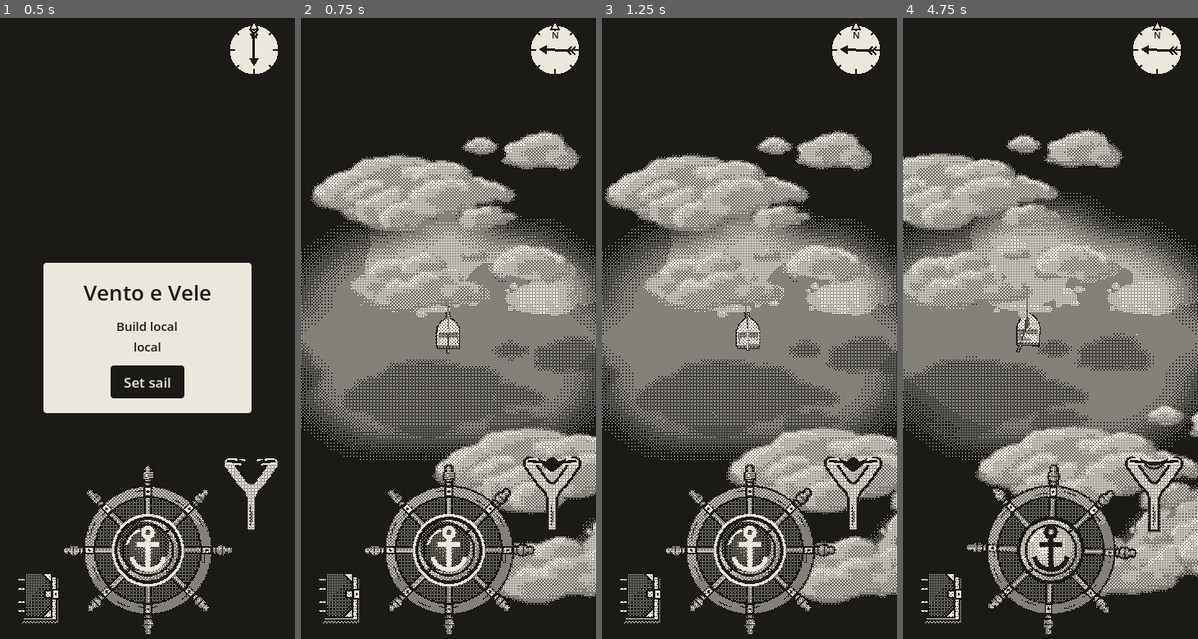
Above: before the commit, frames 1-4 (left to right).
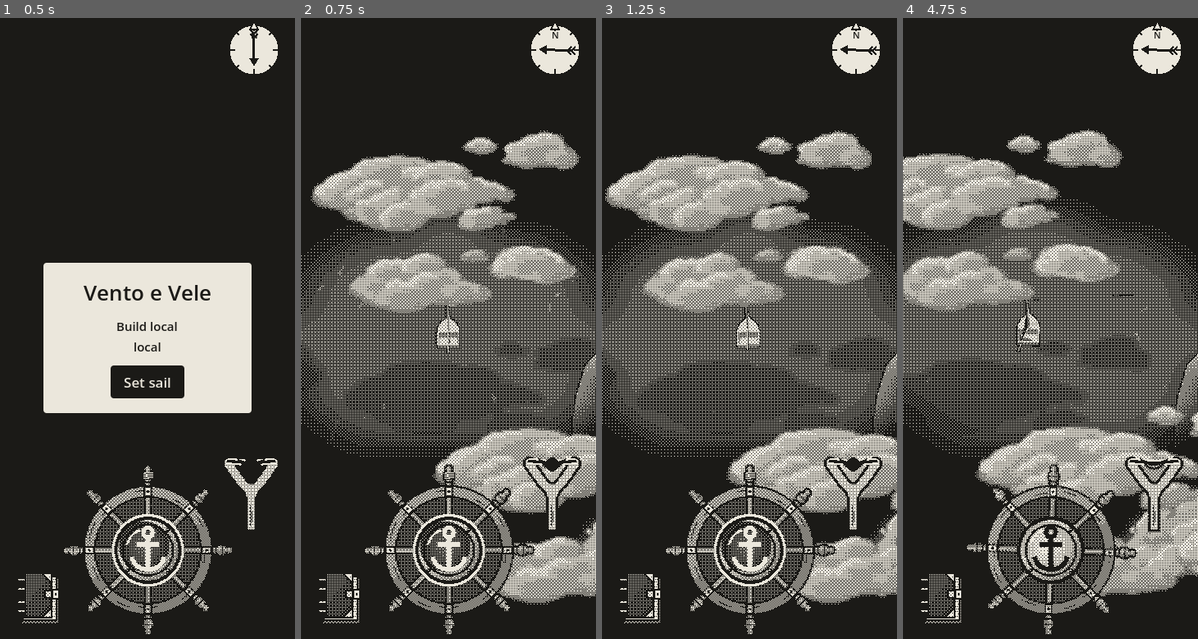
Above: after the commit, the same moments.

Repository: EnricoLabarile/Sail
Game: Godot game, scene res://Assets/Scenes/Overworld.tscn
The game is run twice, just before and just after one commit, with the same random seed, the same clock (stepped at 60 frames per second) and the same inputs.
Inputs (mouse positions are in pixels of both pictures, inside the frame that each line leads up to):
- Up to frame 1 (0.5 s): no input
- Up to frame 2 (0.75 s): click "Set sail" at 0.5 s
- Up to frame 3 (1.25 s): no input
- Up to frame 4 (4.75 s): tap Enter (ui_accept) at 1.25, 1.52, 4.52 s; move the mouse to (1115, 303) at 1.27 s; hold Right (ui_right) 1.28-2 s; click (1115, 303) at 1.42 s; drag from (991, 371) to (1035, 471) at 2.02 s; move the mouse to (1080, 191) at 2.77 s; hold Right (ui_right) 2.78-3.5 s; drag from (1035, 471) to (962, 241) at 3.52 s; move the mouse to (1139, 434) at 4.27 s; hold Left (ui_left) from 4.28 s (still down)

Frame 1 is identical in both runs. In frame 2, 5.2% of the frame differs, in the area x 0-100%, y 30-72%; in frame 3, 5.2%; in frame 4, 5.9%, in the area x 0-100%, y 28-72%.

Commit message:
Add island meshes and relocate stone projectile
Replace the island card with imported 3D island meshes and place several in the overworld. Move the stone projectile assets and update the slingshot reference; adjust sail material settings and the sea texture.

Diff:
--- a/Assets/Boat/m_sail_advanced.tres
+++ b/Assets/Boat/m_sail_advanced.tres
@@ -5,7 +5,8 @@
 [resource]
 render_priority = 0
 shader = ExtResource("1_64akr")
-shader_parameter/sail_color = Color(0.53, 0.53, 0.53, 1)
+shader_parameter/ambient = 0.4550000216125
+shader_parameter/sail_color = Color(0.22670737, 0.22670752, 0.22670746, 1)
 shader_parameter/flutter = 0.05
-shader_parameter/speed = 4.0
+shader_parameter/speed = 7.715
 shader_parameter/wave_length = 2.5
--- a/Assets/Boat/stone/stone.tscn
+++ b/Assets/Boat/projectile/stone.tscn
@@ -1,9 +1,10 @@
 [gd_scene format=3]
 
-[ext_resource type="Script" path="res://Assets/Boat/stone/stone.gd" id="1_script"]
-[ext_resource type="Shader" path="res://Assets/Boat/stone/stone.gdshader" id="2_shader"]
-[ext_resource type="Texture2D" path="res://Assets/Boat/stone/stone.png" id="3_sheet"]
-[ext_resource type="Shader" path="res://Assets/Boat/stone/stone_shadow.gdshader" id="4_shadow"]
+[ext_resource type="Script" uid="uid://bcbdtincd0fe2" path="res://Assets/Boat/projectile/stone.gd" id="1_script"]
+[ext_resource type="Shader" uid="uid://dwxakh3cdbnlq" path="res://Assets/Boat/projectile/stone.gdshader" id="2_shader"]
+[ext_resource type="Texture2D" uid="uid://db31esx7aqfv0" path="res://Assets/Boat/projectile/stone.png" id="3_sheet"]
+[ext_resource type="Shader" uid="uid://b1l0w81hl4hg0" path="res://Assets/Boat/projectile/stone_shadow.gdshader" id="4_shadow"]
+
 
 [sub_resource type="ShaderMaterial" id="Mat_stone"]
 render_priority = 2
--- /dev/null
+++ b/Assets/Landscape/islands/island.tres
@@ -0,0 +1,9 @@
+[gd_resource type="ShaderMaterial" format=3 uid="uid://cfl5fdc0jlu4t"]
+
+[ext_resource type="Shader" uid="uid://cun5pmnoonaa0" path="res://Assets/Boat/toon_shade.gdshader" id="1_vyltg"]
+
+[resource]
+render_priority = 0
+shader = ExtResource("1_vyltg")
+shader_parameter/ambient = 0.6850000325375
+shader_parameter/base_color = Color(0.906, 0.906, 0.906, 1)
--- a/Assets/Landscape/islands/island.tscn
+++ b/Assets/Landscape/islands/island.tscn
@@ -1,24 +1,9 @@
-[gd_scene format=3]
+[gd_scene format=3 uid="uid://ctngcwtp3nhvy"]
 
-[ext_resource type="Script" path="res://Assets/Landscape/islands/island.gd" id="1_script"]
-[ext_resource type="Shader" path="res://Assets/Landscape/islands/island.gdshader" id="2_shader"]
-[ext_resource type="Texture2D" path="res://Assets/Landscape/islands/island_test.png" id="3_pic"]
+[ext_resource type="Script" uid="uid://b4h36y0en11lx" path="res://Assets/Landscape/islands/island.gd" id="1_script"]
+[ext_resource type="PackedScene" uid="uid://46d6jucney4i" path="res://Assets/Landscape/islands/sm_island_01_a.fbx" id="2_yyxro"]
 
-[sub_resource type="ShaderMaterial" id="Mat_island"]
-shader = ExtResource("2_shader")
-shader_parameter/alpha_cut = 0.5
+[node name="Island" type="Node3D" unique_id=939147837]
+script = ExtResource("1_script")
 
-[node name="Island" type="Node3D"]
-script = ExtResource("1_script")
-picture = ExtResource("3_pic")
-
-[node name="Card" type="MeshInstance3D" parent="."]
-cast_shadow = 0
-material_override = SubResource("Mat_island")
-
-[node name="Body" type="StaticBody3D" parent="."]
-
-[node name="Footprint" type="CollisionPolygon3D" parent="Body"]
-transform = Transform3D(1, 0, 0, 0, 0, 1, 0, -1, 0, 0, 0, 0)
-depth = 4.0
-polygon = PackedVector2Array(-13, 1, -8, 0, 0, -0.5, 8, 0, 13, 1, 14, 6, 11, 13, 5, 18, -3, 19, -10, 15, -14, 8)
+[node name="sm_island_01_a" parent="." unique_id=1944464174 instance=ExtResource("2_yyxro")]
--- a/Assets/Scenes/Overworld.tscn
+++ b/Assets/Scenes/Overworld.tscn
@@ -7,7 +7,7 @@
 [ext_resource type="PackedScene" path="res://Assets/UI/wind_vane.tscn" id="5_vane"]
 [ext_resource type="PackedScene" path="res://Assets/UI/logbook/logbook.tscn" id="6_logbook"]
 [ext_resource type="PackedScene" path="res://Assets/UI/start_screen.tscn" id="7_start"]
-[ext_resource type="PackedScene" uid="uid://c5chp5giqddjm" path="res://Assets/Landscape/land/faraglione_01_a.tscn" id="13_w3tqx"]
+[ext_resource type="PackedScene" uid="uid://46d6jucney4i" path="res://Assets/Landscape/islands/sm_island_01_a.fbx" id="13_w3tqx"]
 [ext_resource type="PackedScene" path="res://Assets/Landscape/clouds/clouds.tscn" id="20_clouds"]
 [ext_resource type="Script" uid="uid://dte3lbhusmsjc" path="res://Assets/Post_Process/game_view.gd" id="21_game_view"]
 [ext_resource type="PackedScene" path="res://Assets/Landscape/wind_lines/wind_lines.tscn" id="22_wind_lines"]
@@ -46,5 +46,20 @@
 [node name="GameView" type="Node" parent="." unique_id=1016146137]
 script = ExtResource("21_game_view")
 
-[node name="Faraglione01A" parent="." unique_id=743542792 instance=ExtResource("13_w3tqx")]
-transform = Transform3D(1, 0, 0, 0, 1, 0, 0, 0, 1, 5.895344, 0, -40.02668)
+[node name="sm_island_01_a3" parent="." unique_id=1944464174 instance=ExtResource("13_w3tqx")]
+transform = Transform3D(1, 0, 0, 0, 1, 0, 0, 0, 1, 33.79326, 3.8146973e-06, -14.490665)
+
+[node name="sm_island_01_a2" parent="." unique_id=1646994023 instance=ExtResource("13_w3tqx")]
+transform = Transform3D(1, 0, 0, 0, 1, 0, 0, 0, 1, -36.625286, -3.8146973e-06, -16.544876)
+
+[node name="sm_island_01_a6" parent="." unique_id=2028749449 instance=ExtResource("13_w3tqx")]
+transform = Transform3D(1, 0, 0, 0, 1, 0, 0, 0, 1, 73.149734, -3.8146973e-06, -61.25704)
+
+[node name="sm_island_01_a4" parent="." unique_id=661290164 instance=ExtResource("13_w3tqx")]
+transform = Transform3D(1, 0, 0, 0, 1, 0, 0, 0, 1, -51.342182, 3.8146973e-06, -83.08045)
+
+[node name="sm_island_01_a5" parent="." unique_id=467609755 instance=ExtResource("13_w3tqx")]
+transform = Transform3D(1, 0, 0, 0, 1, 0, 0, 0, 1, -92.80162, 1.1444092e-05, -31.911263)
+
+[node name="sm_island_01_a" parent="." unique_id=1509807648 instance=ExtResource("13_w3tqx")]
+transform = Transform3D(1, 0, 0, 0, 1, 0, 0, 0, 1, 7.7263966, -3.8146973e-06, -99.77609)
--- a/Assets/UI/slingshot/slingshot.gd
+++ b/Assets/UI/slingshot/slingshot.gd
@@ -19,7 +19,7 @@
 @export var fire_pull := 1        # pull the pouch this far (0..1) and it shoots by itself
 @export var reload_time := 0.9      # seconds before the next stone is in the pouch
 
-const STONE_SCENE := preload("res://Assets/Boat/stone/stone.tscn")
+const STONE_SCENE := preload("res://Assets/Boat/projectile/stone.tscn")
 const DRAW_W := 64.0               # the prototype's drawing box
 const DRAW_H := 80.0
 const PULL_TRAVEL := 48.0          # how far down the pouch goes at a full pull (in the drawing's units)
Renamed: Assets/Boat/stone/stone.gd -> Assets/Boat/projectile/stone.gd
Renamed: Assets/Boat/stone/stone.gd.uid -> Assets/Boat/projectile/stone.gd.uid
Renamed: Assets/Boat/stone/stone.gdshader -> Assets/Boat/projectile/stone.gdshader
Renamed: Assets/Boat/stone/stone.gdshader.uid -> Assets/Boat/projectile/stone.gdshader.uid
Renamed: Assets/Boat/stone/stone.png -> Assets/Boat/projectile/stone.png
Not shown, changed: Assets/Boat/projectile/stone.png.import
Renamed: Assets/Boat/stone/stone_shadow.gdshader -> Assets/Boat/projectile/stone_shadow.gdshader
Renamed: Assets/Boat/stone/stone_shadow.gdshader.uid -> Assets/Boat/projectile/stone_shadow.gdshader.uid
Binary file added: Assets/Landscape/islands/sm_island_01_a.fbx
Not shown, added: Assets/Landscape/islands/sm_island_01_a.fbx.import
Binary file changed: Assets/Landscape/world/sea_tex.png
